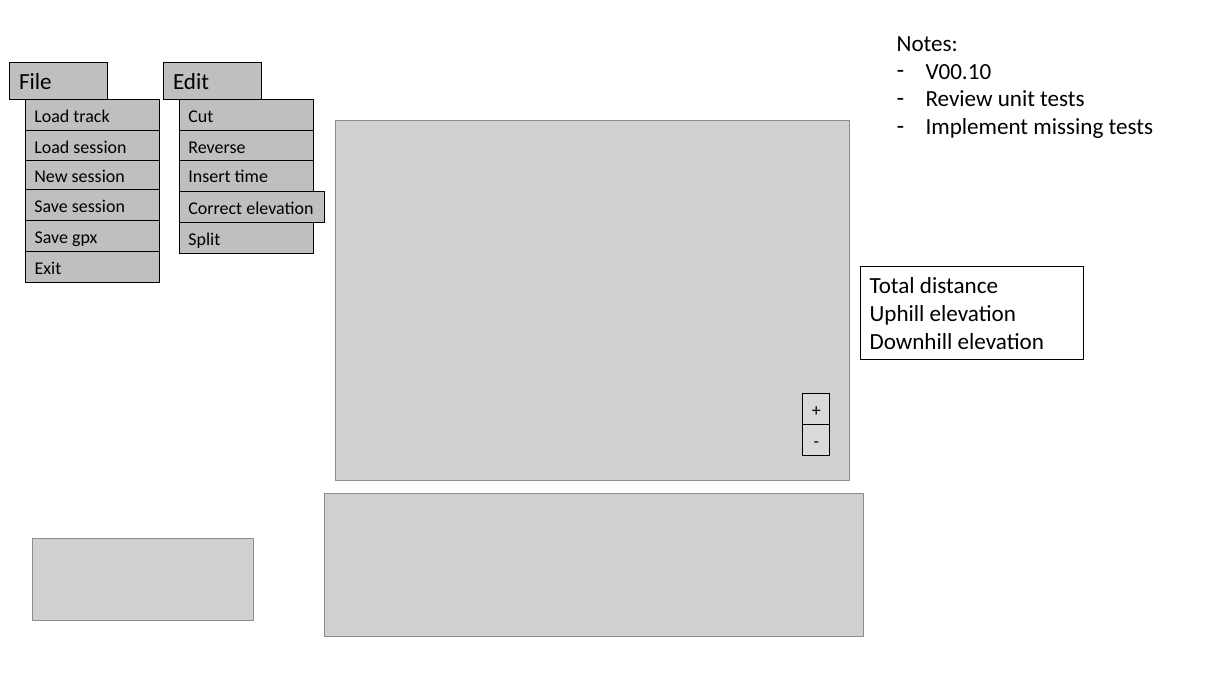
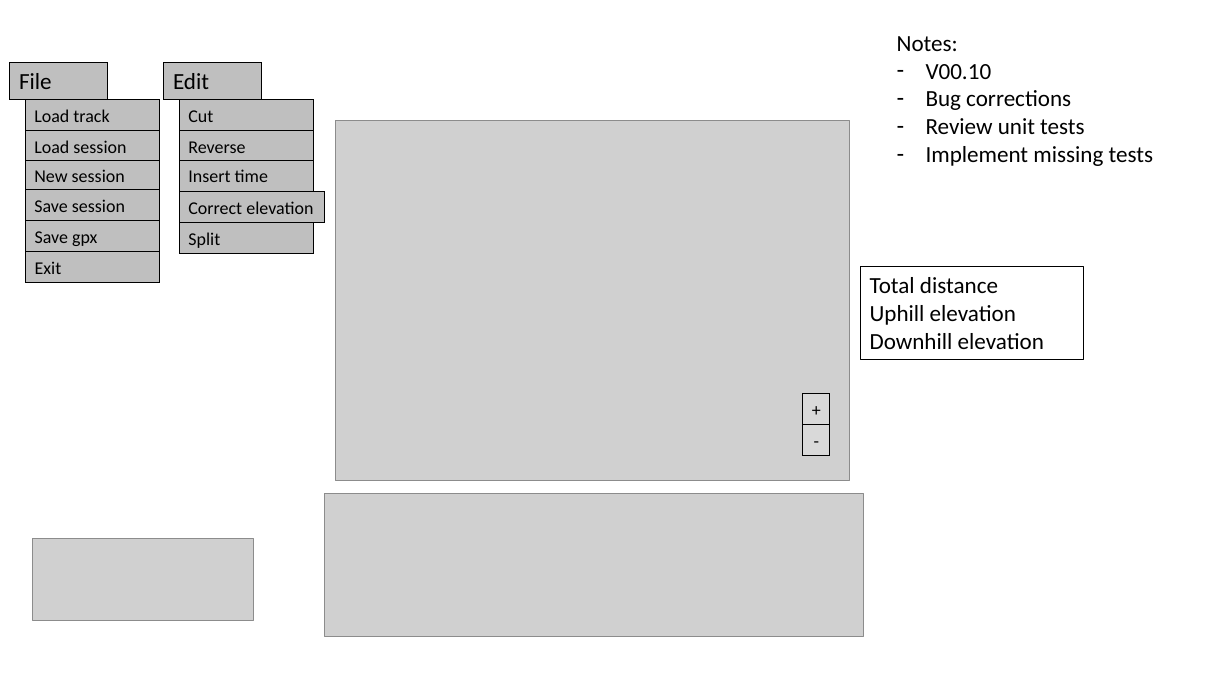
Before and after one commit to TrackEditor/TrackEditor, a slide deck: slide 12 of docs/gui_design.pptx. Drawn at 1232x693 pixels with LibreOffice and Linux fonts; fonts in the diff are those of the drawing; grey boxes stand for pictures. Boxes give left, top, right and bottom in pixels: in the first picture for what was removed or moved away, otherwise in the second. Text is boxed around its words. In the diff, an @@ line names an element or a change of style, - is before the commit and + after.

```diff
--- a/docs/gui_design.pptx
+++ b/docs/gui_design.pptx
@@ text at <box>926,90,1071,110</box>: paragraph added @@
+– Bug corrections
```
Also in this commit, not shown: 1 other slide changed.
